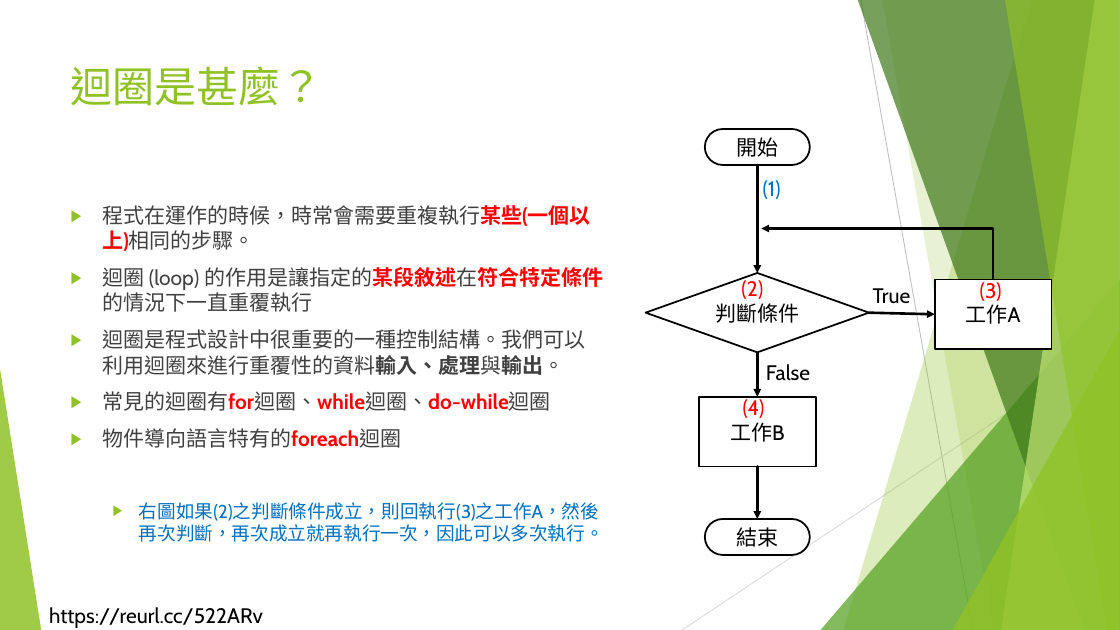
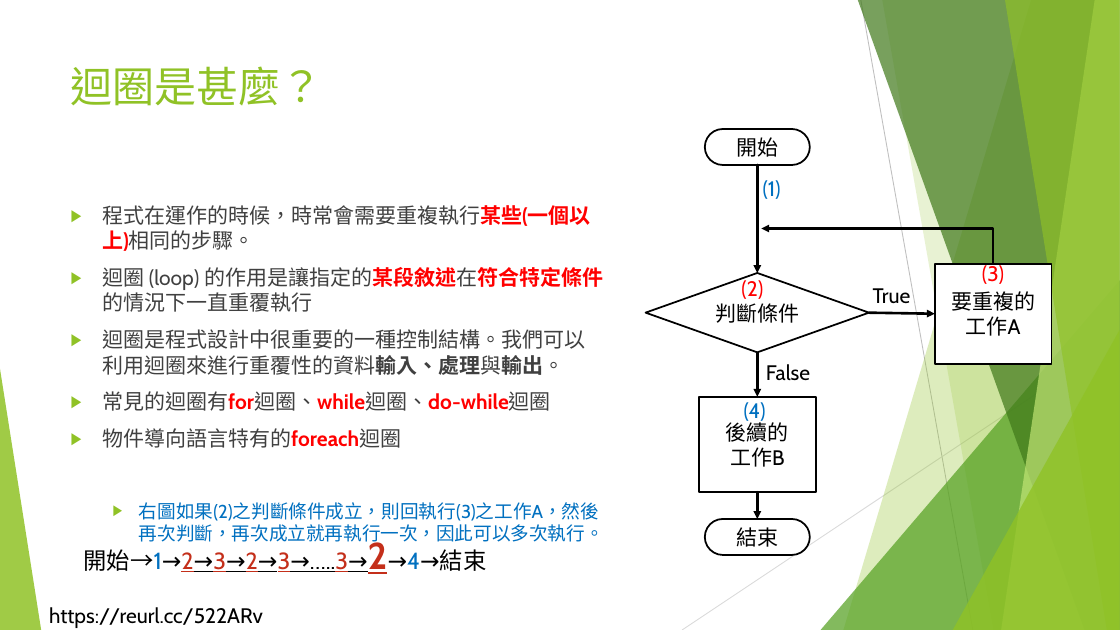
Before and after one commit to liulawsi/My_PPTs, a slide deck: slide 2 of LCC/Java/05_迴圈大法.pptx. Drawn at 1120x630 pixels with LibreOffice and Linux fonts; fonts in the diff are those of the drawing; background and template pictures are left out. Boxes give left, top, right and bottom in pixels: in the first picture for what was removed or moved away, otherwise in the second. Text is boxed around its words. In the diff, an @@ line names an element or a change of style, - is before the commit and + after.

```diff
--- a/LCC/Java/05_迴圈大法.pptx
+++ b/LCC/Java/05_迴圈大法.pptx
@@ elbow arrow moved from (993, 280) - (761, 229) to (993, 264) - (761, 229) @@
@@ rectangle "要重複的工作A": place and size @@
-rectangle "要重複的工作A" at [935,280,1052,350]
+rectangle "要重複的工作A" at [935,264,1052,364]
@@ text "(3)": place and size @@
-text "(3)" at [980,282,1002,301]
+text "(3)" at [982,263,1004,284]
@@ text in rectangle at [951,291,1035,336]: text changed @@
-工作A
+要重複的工作A
@@ rectangle "後續的": place and size @@
-rectangle "後續的" at [699,397,816,466]
+rectangle "後續的" at [699,397,816,492]
@@ text in rectangle at [726,419,789,442]: paragraph added @@
+後續的
@@ text "(4)" at [744,402,766,424]: text colour #FF0000 to #0070C0 @@
@@ arrow moved from (758, 466) - (758, 519) to (758, 492) - (758, 519) @@
@@ text added at [83,538,487,574], 20 pt, text #000000, underline @@
+開始→1→2→3→2→3→…..3→2→4→結束
```
Also in this commit, not shown: 2 other slides changed, 4 other files.
